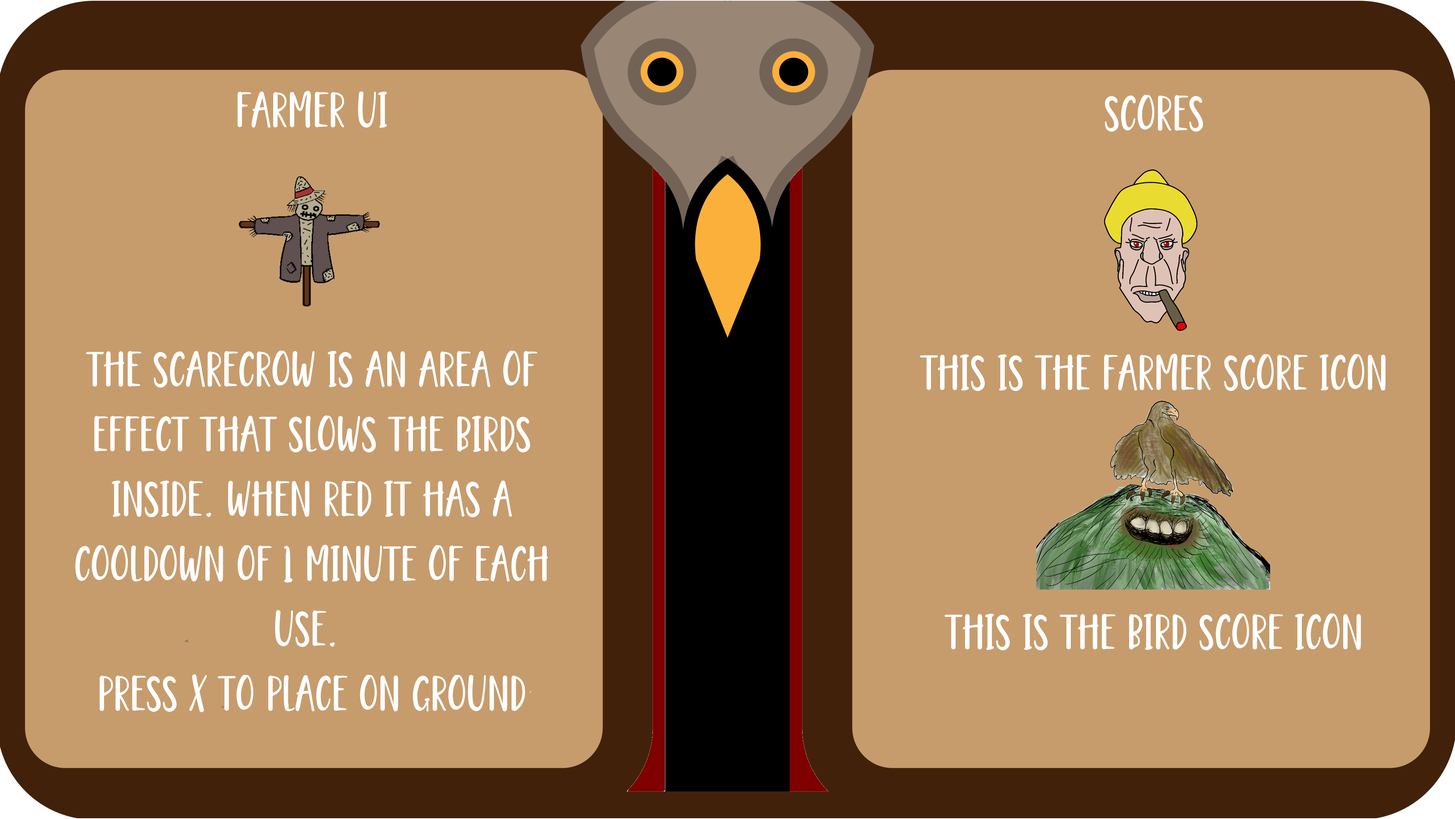
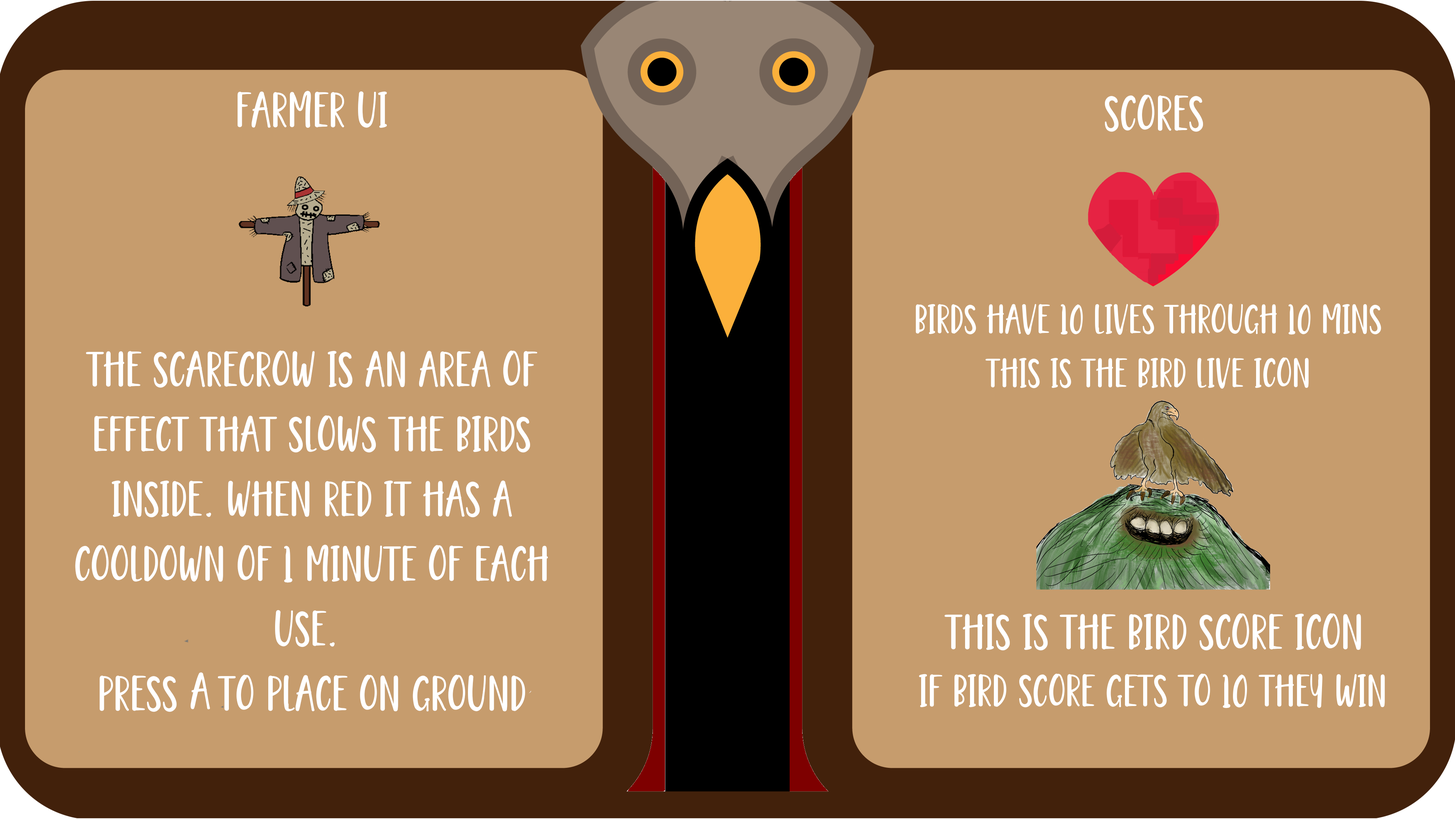
Revision of a layered 1455x819 image; what changed, layer by layer:
removed layer "Dropped Buffer #3" over [1036, 399, 1271, 590]
removed layer "Dropped Buffer #2" over [1104, 169, 1198, 331]
removed layer "Dropped Buffer" over [238, 176, 381, 307]
renamed "Farmer UI ..." to "Dropped Buffer", moved it above "If bird score gets to 10 they ...", painted on it over [75, 90, 1220, 713]
added layer "If bird score gets to 10 they ..." above "Birds have 10 lives through 10..." over [919, 673, 1386, 708]
renamed "Scores ..." to "Birds have 10 lives through 10...", painted on it over [916, 94, 1386, 651]
added layer "A" above "Info 4.png" over [190, 671, 211, 710]
renamed "Info.png" to "Info 4.png", painted on it over [75, 90, 1386, 713]
